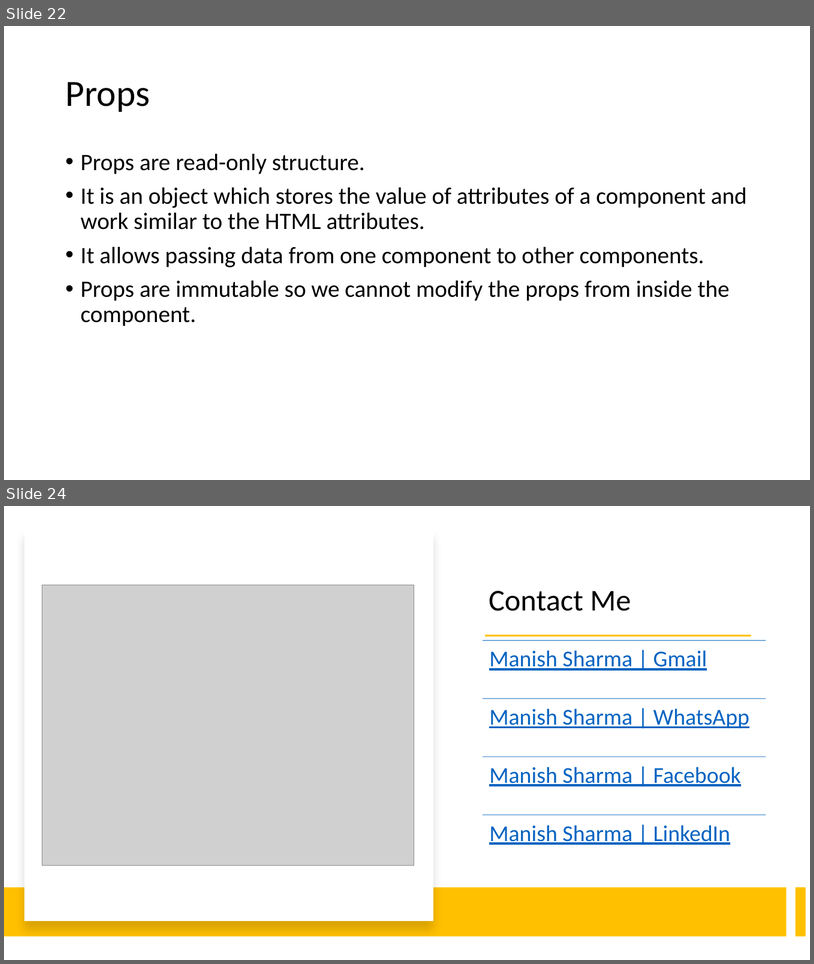
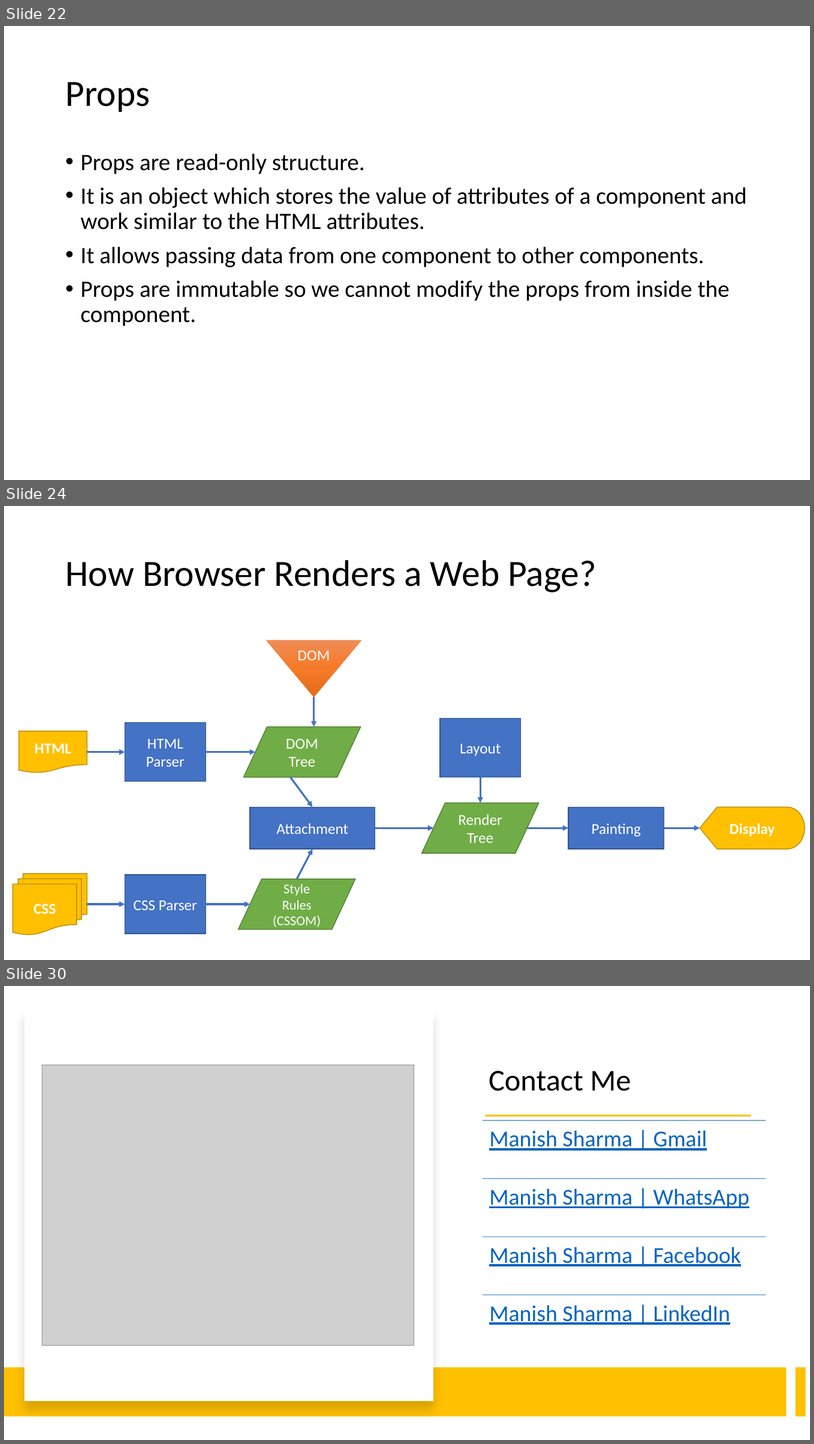
Before and after one commit to explore-with-manish/im-jan24, a slide deck: React/Notes/React.pptx. Shown one above the other, each under a label of ours: slides 22 and 24 before the commit, slides 22, 24 and 30 after it; the slides between them are not shown. The pictures are 814x964 and 814x1444 pixels, drawn with LibreOffice and Linux fonts; fonts in the diff are those of the drawing; grey boxes stand for pictures. Boxes give left, top, right and bottom in pixels: in the first picture for what was removed or moved away, otherwise in the second. Text is boxed around its words. In the diff, an @@ line names an element or a change of style, - is before the commit and + after.

```diff
--- a/React/Notes/React.pptx
+++ b/React/Notes/React.pptx
@@ slide 24 added at (4, 506, 810, 960), background #FFFFFF @@
@@ title added at (65, 560, 597, 592), 44 pt, text #000000 @@
+How Browser Renders a Web Page?
@@ flow chart merge added at (267, 640, 362, 697), fill gradient #F18C57 to #F67B28 to #E56C19, outline #ED7D31 0.5 pt, 18 pt, text #FFFFFF @@
+DOM
@@ arrow added from (314, 697) to (314, 727), #4472C4 2.25 pt @@
@@ rectangle added at (440, 718, 521, 777), fill #4472C4, outline #325491 1 pt, 18 pt, text #FFFFFF @@
+Layout
@@ flow chart document added at (19, 731, 87, 773), fill #FFC000, outline #BD8E00 1 pt, 18 pt, text #FFFFFF, bold @@
+HTML
@@ rectangle added at (125, 723, 206, 781), fill #4472C4, outline #325491 1 pt, 18 pt, text #FFFFFF @@
+HTML Parser
@@ flow chart input output added at (243, 727, 361, 777), fill #70AD47, outline #538035 1 pt, 18 pt, text #FFFFFF @@
+DOM Tree
@@ arrow added from (87, 751) to (125, 751), #4472C4 2.25 pt @@
@@ arrow added from (206, 751) to (255, 751), #4472C4 2.25 pt @@
@@ arrow added from (291, 777) to (312, 807), #4472C4 2.25 pt @@
@@ arrow added from (481, 777) to (481, 802), #4472C4 2.25 pt @@
@@ rectangle added at (250, 807, 375, 849), fill #4472C4, outline #325491 1 pt, 18 pt, text #FFFFFF @@
+Attachment
@@ flow chart input output added at (422, 802, 539, 853), fill #70AD47, outline #538035 1 pt, 18 pt, text #FFFFFF @@
+Render Tree
@@ rectangle added at (569, 807, 665, 849), fill #4472C4, outline #325491 1 pt, 18 pt, text #FFFFFF @@
+Painting
@@ flow chart display added at (700, 807, 806, 849), fill #FFC000, outline #BD8E00 1 pt, 18 pt, text #FFFFFF, bold @@
+Display
@@ arrow added from (375, 828) to (434, 828), #4472C4 2.25 pt @@
@@ arrow added from (527, 828) to (569, 828), #4472C4 2.25 pt @@
@@ arrow added from (665, 828) to (700, 828), #4472C4 2.25 pt @@
@@ arrow added from (297, 879) to (312, 849), #4472C4 2.25 pt @@
@@ flow chart multidocument added at (13, 873, 87, 934), fill #FFC000, outline #BD8E00 1 pt, 18 pt, text #FFFFFF, bold @@
+CSS
@@ rectangle added at (125, 874, 206, 933), fill #4472C4, outline #325491 1 pt, 18 pt, text #FFFFFF @@
+CSS Parser
@@ flow chart input output added at (239, 879, 356, 929), fill #70AD47, outline #538035 1 pt, 16 pt, text #FFFFFF @@
+Style Rules (CSSOM)
@@ arrow added from (87, 904) to (125, 904), #4472C4 2.25 pt @@
@@ arrow added from (206, 904) to (250, 904), #4472C4 2.25 pt @@
@@ what was slide 24 is now slide 30 @@
```
Also in this commit, not shown: 5 other slides added, 3 other files.
